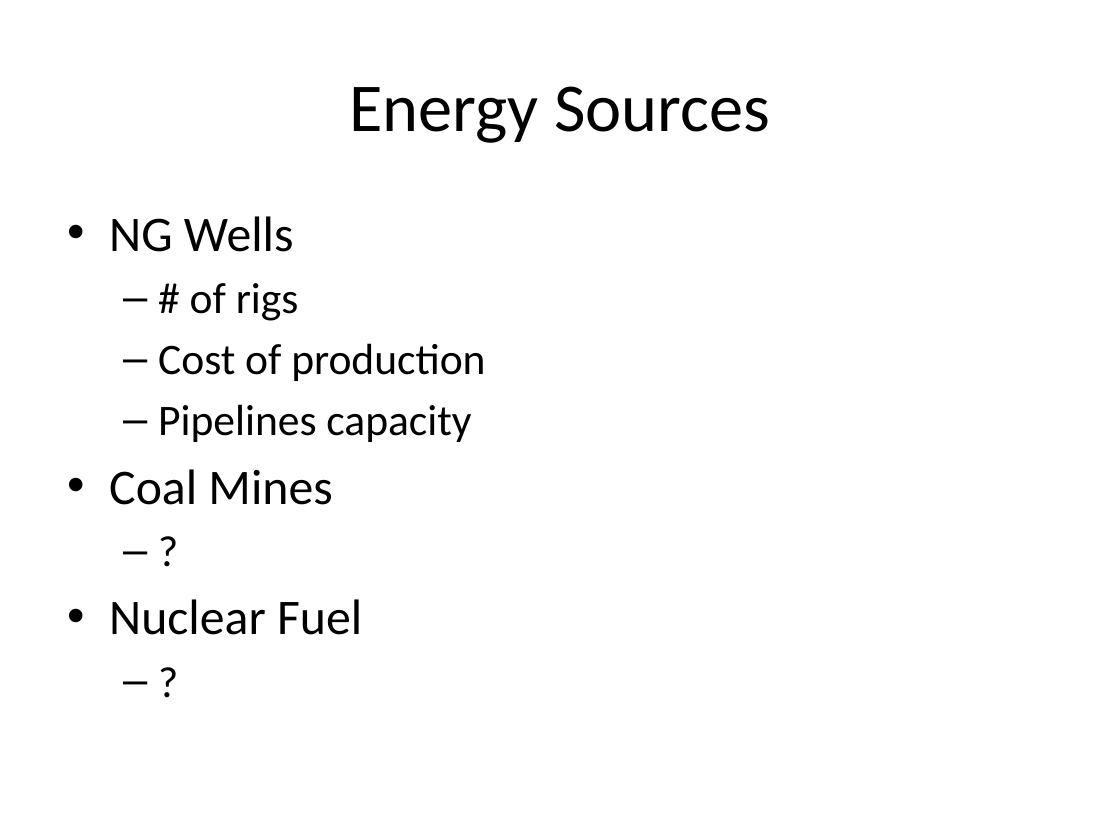
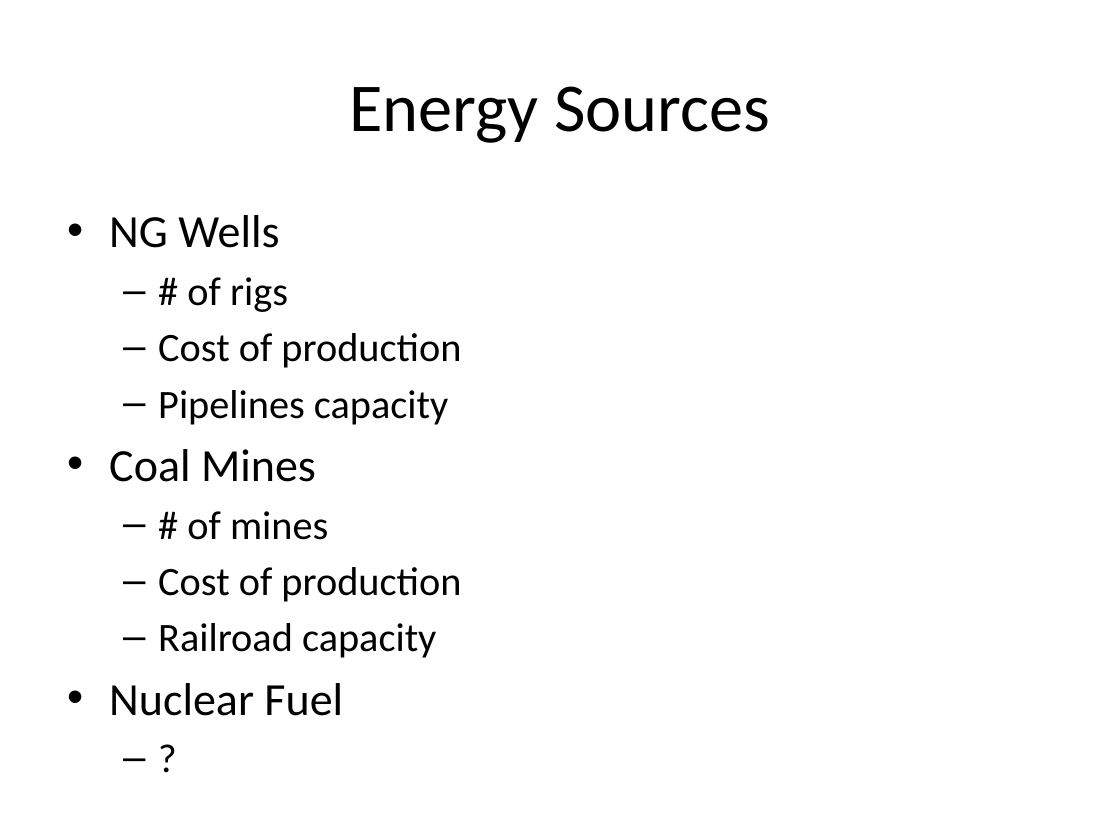
Before and after one commit to quantbin/xpl, a slide deck: slide 3 of energy.pptx. Drawn at 1120x840 pixels with LibreOffice and Linux fonts; fonts in the diff are those of the drawing. Boxes give left, top, right and bottom in pixels: in the first picture for what was removed or moved away, otherwise in the second. Text is boxed around its words. In the diff, an @@ line names an element or a change of style, - is before the commit and + after.

```diff
--- a/energy.pptx
+++ b/energy.pptx
@@ text at (109,215,461,716): size 32 to 29.6 pt in "NG Wells", "Coal Mines", "Nuclear Fuel"; size 28 to 25.9 pt in "# of rigs", "Cost of production", "Pipelines capacity", "?" @@
@@ text at (158,511,461,658): text changed; size 28 to 25.9 pt @@
-  – ?
+  – # of mines
+  – Cost of production
+  – Railroad capacity
```
Also in this commit, not shown: 10 other slides changed, 9 slides added.
